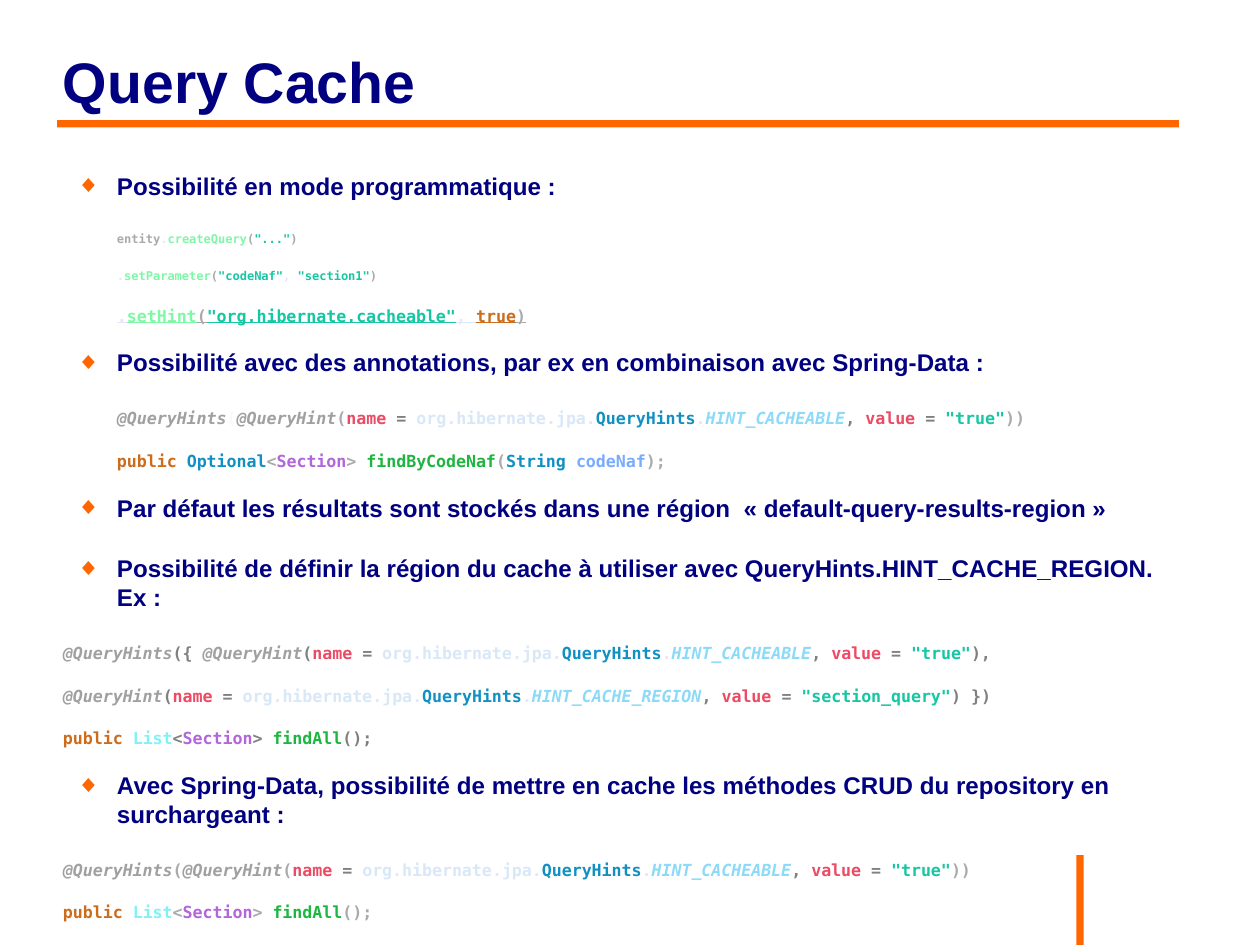
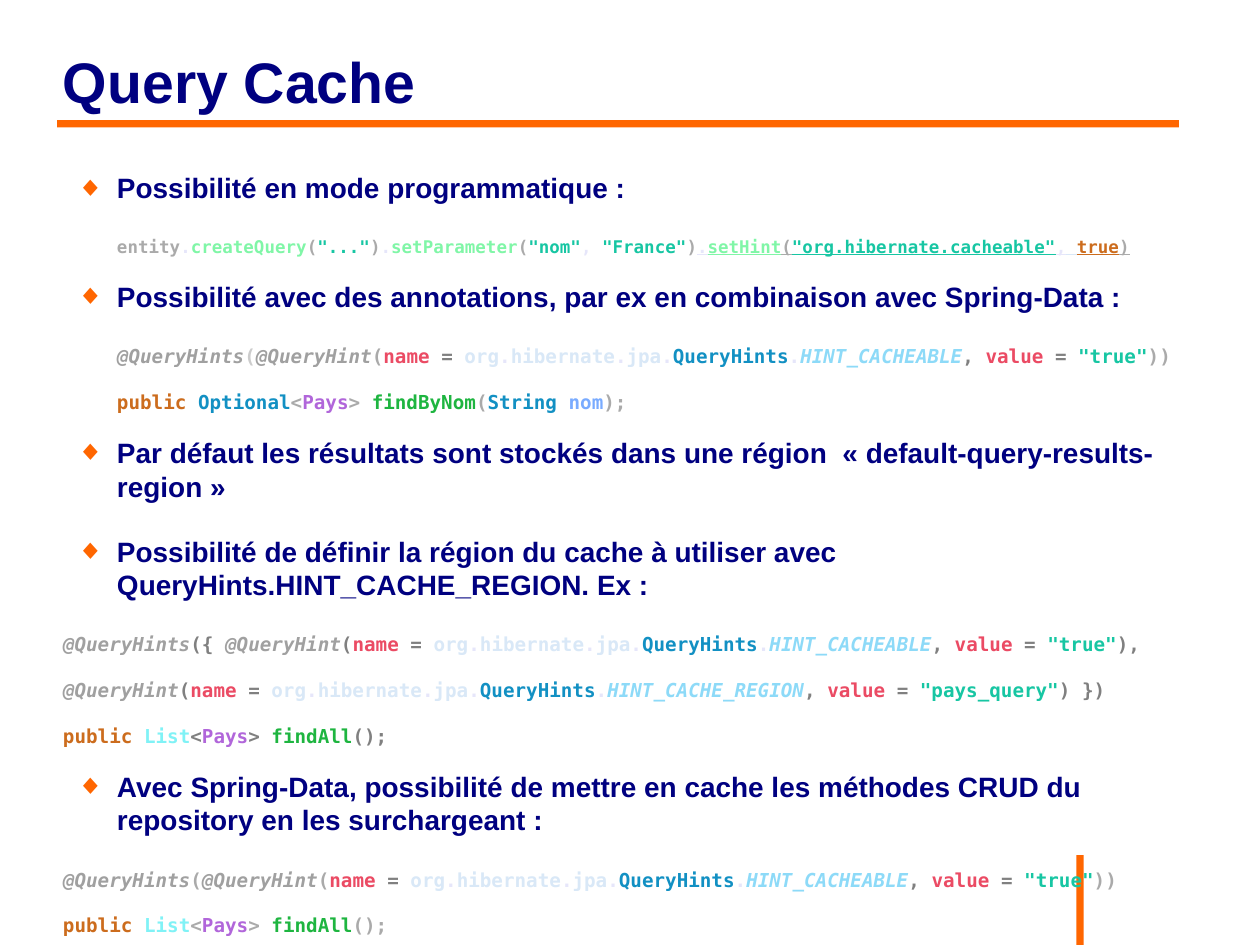
Before and after one commit to philphils/formation-hibernate-avancee, a slide deck: slide 65 of Documentation/diapo_formation_hibernate_avancee.odp. Drawn at 1260x945 pixels with LibreOffice and Linux fonts; fonts in the diff are those of the drawing; background and template pictures are left out. Boxes give left, top, right and bottom in pixels: in the first picture for what was removed or moved away, otherwise in the second. Text is boxed around its words. In the diff, an @@ line names an element or a change of style, - is before the commit and + after.

```diff
--- a/Documentation/diapo_formation_hibernate_avancee.odp
+++ b/Documentation/diapo_formation_hibernate_avancee.odp
@@ text at bbox=[63, 177, 1171, 891]: size 15.2 to 17.6 pt in "Possibilité en mode programmatique :", "Possibilité avec des annotations, par ex en ...", "Par défaut les résultats sont stockés dans ...", "Possibilité de définir la région du cache ..."; size 10.4 to 12.1 pt in "@QueryHints(@QueryHint(name = org.hibernate.jpa.QueryHints.H ...", "@QueryHints({ @QueryHint(name = org.hibernate.jpa.QueryHints ...", "@QueryHints(@QueryHint(name = org.hibernate.jpa.QueryHints.H ..."; text colour #F9FAF4 to #CCCCCC in "@QueryHints(@QueryHint(name" @@
@@ text at bbox=[117, 239, 1130, 257]: text changed; size 7.6 to 11 pt @@
-entity.createQuery("...")
-.setParameter("codeNaf", "section1")
-.setHint("org.hibernate.cacheable", true)
+entity.createQuery("...").setParameter("nom", "France").setHint("org.hibernate.cacheable", true)
@@ text at bbox=[117, 393, 627, 413]: text changed; size 10.4 to 12.1 pt @@
-public Optional<Section> findByCodeNaf(String codeNaf);
+public Optional<Pays> findByNom(String nom);
@@ text at bbox=[63, 682, 1081, 836]: text changed; size 10.4 to 12.1 pt @@
-@QueryHint(name = org.hibernate.jpa.QueryHints.HINT_CACHE_REGION, value = "section_query") })
-public List<Section> findAll();
-◆ Avec Spring-Data, possibilité de mettre en cache les méthodes CRUD du repository en surchargeant :
+@QueryHint(name = org.hibernate.jpa.QueryHints.HINT_CACHE_REGION, value = "pays_query") })
+public List<Pays> findAll();
+◆ Avec Spring-Data, possibilité de mettre en cache les méthodes CRUD du repository en les surchargeant :
@@ text at bbox=[63, 917, 387, 936]: text changed; size 10.4 to 12.1 pt; text colour #B166DA to #1EB540 @@
-public List<Section> findAll();
+public List<Pays> findAll();
```
Also in this commit, not shown: 11 other slides changed.
